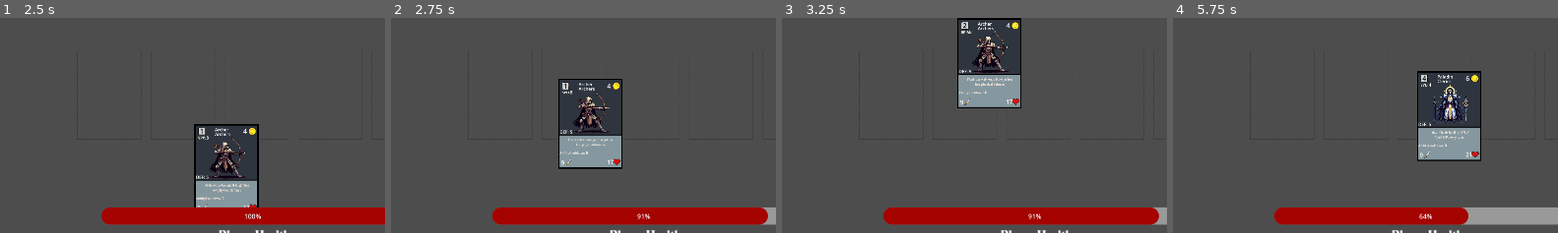
Above: before the commit, frames 1-4 (left to right).
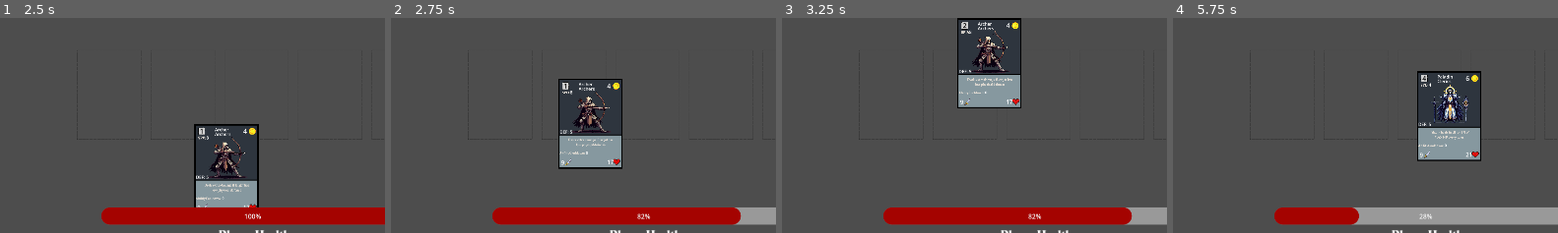
Above: after the commit, the same moments.

Repository: jbkarbowsky/cardgame_v0.1
Game: Godot game, scene res://Main.tscn
Two runs of this game, one before a commit and one after it. Both use one fixed random seed, a clock stepped at 60 frames per second and the inputs below.
Inputs (mouse positions are % of the whole screen's width and height, from its top left):
- Up to frame 1 (2.5 s): click (12, 56) at 0.5 s; click (12, 55) at 1.25 s; click (12, 56) at 2 s
- Up to frame 2 (2.75 s): no input
- Up to frame 3 (3.25 s): move the mouse to (72, 46) at 2.77 s; click (72, 46) at 2.92 s
- Up to frame 4 (5.75 s): drag from (30, 56) to (50, 64) at 3.52 s; move the mouse to (60, 29) at 4.27 s; click (60, 29) at 4.42 s; drag from (45, 72) to (31, 36) at 5.02 s
The pictures show only the part of the screen within x 17-67%, y 46-96%; the shares and areas given below are measured in that part.

Frame 1 is identical in both runs. In frame 2, 0.6% of the frame differs, in the area x 63-98%, y 88-97%; in frame 3, 0.6%; in frame 4, 2.3%, in the area x 46-77%, y 88-97%.

Commit message:
damage buffed, -magic_def aiplayer deleted

Diff:
--- a/Main.tscn
+++ b/Main.tscn
@@ -9,7 +9,6 @@
 [ext_resource type="Texture2D" uid="uid://c5nbr74ji46r7" path="res://Assets/Next_pressed.png" id="7_3uq41"]
 [ext_resource type="PackedScene" uid="uid://cptw8kr3fyybb" path="res://Scenes/AI_CardSlot.tscn" id="8_45ctm"]
 [ext_resource type="Script" path="res://Scripts/AI_Shop.gd" id="8_e5dt1"]
-[ext_resource type="Script" path="res://Scripts/AI_Player.gd" id="8_pvw2x"]
 [ext_resource type="Script" path="res://Scripts/BattleManager.gd" id="11_dnmta"]
 [ext_resource type="Texture2D" uid="uid://cumi0tc8iw6dj" path="res://Assets/EndTurn-Normal.png" id="12_whc3e"]
 [ext_resource type="Texture2D" uid="uid://8vn6erdvu3rw" path="res://Assets/EndTurn_pressed.png" id="13_x52in"]
@@ -22,6 +21,20 @@
 [ext_resource type="Texture2D" uid="uid://dgwnw4ydrohkh" path="res://Assets/Try_Again_pressed.png" id="19_indd1"]
 [ext_resource type="Script" path="res://Scripts/CardSpecialAbilities.gd" id="20_wxhfa"]
 
+[sub_resource type="GDScript" id="GDScript_qwdd3"]
+script/source = "extends Node2D
+
+
+# Called when the node enters the scene tree for the first time.
+func _ready() -> void:
+	pass # Replace with function body.
+
+
+# Called every frame. 'delta' is the elapsed time since the previous frame.
+func _process(delta: float) -> void:
+	pass
+"
+
 [sub_resource type="StyleBoxFlat" id="StyleBoxFlat_dmyib"]
 corner_radius_top_left = 50
 corner_radius_top_right = 50
@@ -142,7 +155,7 @@
 stretch_mode = 3
 
 [node name="AI_Player" type="Node2D" parent="."]
-script = ExtResource("8_pvw2x")
+script = SubResource("GDScript_qwdd3")
 
 [node name="AI_PlayerHand" type="Node2D" parent="AI_Player"]
 
--- a/Scripts/AI_Player.gd
+++ /dev/null
@@ -1,11 +0,0 @@
-extends Node2D
-
-
-# Called when the node enters the scene tree for the first time.
-func _ready() -> void:
-	pass # Replace with function body.
-
-
-# Called every frame. 'delta' is the elapsed time since the previous frame.
-func _process(delta: float) -> void:
-	pass
--- a/Scripts/AI_Shop.gd
+++ b/Scripts/AI_Shop.gd
@@ -162,7 +162,6 @@
 	card.get_node("Cost").text = str(card_dbase_reference.CARDS[name][5])
 	card.get_node("Faction").text = str(card_dbase_reference.CARDS[name][6])
 	card.get_node("DEF").text = "DEF: " + str(card_dbase_reference.CARDS[name][2])
-	#health, attack, physical_defense, magical_defense, speed, cost, faction, damage_type
 	return card
 
 func calculate_card_position(index):
--- a/Scripts/BattleManager.gd
+++ b/Scripts/BattleManager.gd
@@ -106,9 +106,9 @@
 		var card = combined_hands[i]
 		if not card.card_id:
 			var owner = "player" if card in player_hand_reference else "AI"
-			$"../Card_Special_Abilities".apply_ability(card, owner)  # Przypisanie umiejętności do karty
+			$"../Card_Special_Abilities".apply_ability(card, owner)
 		if card.is_alive:
-			$"../BattleManager".card_states[card.card_id]["is_alive"] = true  # Aktualizacja stanu karty
+			$"../BattleManager".card_states[card.card_id]["is_alive"] = true
 			if $"../BattleManager".skill_vars[card.card_id]["current_cooldown"] == 0:
 				$"../BattleManager".skill_vars[card.card_id]["deactivated"] = false
 				if card in ai_shop_reference.AI_player_hand:
@@ -164,7 +164,7 @@
 	var targetHP = target.get_node("HP").text.to_int()
 	var attackerATK = attacker.get_node("Attack").text.to_int()
 	var targetDEF = target.get_node("DEF").text.to_int()
-	var actual_damage = max(1, int(attackerATK * (100 / (100 + targetDEF))))
+	var actual_damage = max(1, int(attackerATK * (100 / (75 + targetDEF))))
 	targetHP -= actual_damage
 	if targetHP <= 0:
 		target.is_alive = false
@@ -232,7 +232,8 @@
 	tween2.tween_property(attacker, "position", starting_pos, MOVE_SPEED)
 
 	var attack = attacker.get_node("Attack").text.to_int()
-	AI_HEALTH -= attack
+	AI_HEALTH -= attack * 2
+
 	$"../AI_Health_Bar".value = AI_HEALTH
 
 	if AI_HEALTH <= 0:
@@ -257,13 +258,6 @@
 	$"../Try_again".visible = true
 	$"..".get_tree().paused = true
 
-
-		#oprogramowanie zagraj ponownie buttona który będzie wracał do początku gry
-
-
-		#czyli - losowanie shopa, reset stanu HP przeciwników, czyszczenie tablic z kart i dzieci,
-		#wlaczenie przyciskow Coins, Next, Refresh
-
 func _on_try_again_pressed() -> void:
 	$"..".get_tree().paused = false
 	$"..".get_tree().reload_current_scene()
@@ -278,8 +272,8 @@
 	$"../PlayerDeck".visible = true
 	$"../AI_Player".visible = true
 
-	AI_HEALTH = 20
-	PLAYER_HEALTH = 20
+	AI_HEALTH = 100
+	PLAYER_HEALTH = 100
 	$"../RefreshShopButton".visible = true
 	$"../NextButton".visible = true
 	$"../Coins".visible = true
@@ -300,7 +294,7 @@
 	tween2.tween_property(attacker, "position", starting_pos, MOVE_SPEED)
 
 	var attack = attacker.get_node("Attack").text.to_int()
-	PLAYER_HEALTH -= attack
+	PLAYER_HEALTH -= attack * 2
 	$"../Player_Health_Bar".value = PLAYER_HEALTH
 
 	if PLAYER_HEALTH <= 0:
--- a/Scripts/CardDatabase.gd
+++ b/Scripts/CardDatabase.gd
@@ -1,6 +1,6 @@
 
 
-const CARDS = {# name : health, attack, physical_defense, magical_defense, speed, cost, faction, damage_type,
+const CARDS = {# name : health, attack, physical_defense, speed, cost, faction, damage_type
 	"RoyalGuard":[19, 8, 9, 5, 5, 6, "Royalty","physical"],
 	"Queen" :[20, 6, 7, 7, 7, 7, "Royalty", "magical"],
 	"KingWarlord" : [20, 8, 11, 4, 4, 8, "Royalty", "physical"],
--- a/Scripts/CardManager.gd
+++ b/Scripts/CardManager.gd
@@ -30,9 +30,12 @@
 	if event is InputEventMouseButton and event.button_index == MOUSE_BUTTON_LEFT:
 		if event.pressed:
 			var card = raycast_for_card()
-			if card and counter < 5 and card not in player_hand:
-				if ! await shop_deck_reference.update_coins(card):
+			if card and player_hand.size() < 5 and card not in player_hand:
+				if not await shop_deck_reference.update_coins(card):
 					pick_card(card)
+			elif player_hand.size() >= 5:
+				print("card limit")
+
 			elif card in player_hand:
 				start_drag(card)
 		else:
@@ -44,14 +47,14 @@
 	elif event is InputEventMouseButton and event.button_index == MOUSE_BUTTON_LEFT and not event.pressed:
 		is_dragging = false
 
-# Click on card in shop - Buy unit
+
 func pick_card(card):
 	if card in shop_deck_reference.shop_deck:
 		var node = $"../PlayerDeck"
 		var pos = null
 		var card_slot = null
 
-		# Znajdź pierwszy wolny slot
+
 		for i in range(node.get_child_count()):
 			var temp_slot = node.get_child(i)
 			if not temp_slot.card_in_slot:
--- a/Scripts/CardSlot.gd
+++ b/Scripts/CardSlot.gd
@@ -1,12 +1,3 @@
 extends Node2D
 
 var card_in_slot = false
-
-# Called when the node enters the scene tree for the first time.
-func _ready() -> void:
-	pass
-
-
-# Called every frame. 'delta' is the elapsed time since the previous frame.
-func _process(delta: float) -> void:
-	pass
--- a/Scripts/CardSpecialAbilities.gd
+++ b/Scripts/CardSpecialAbilities.gd
@@ -92,9 +92,6 @@
 				print(faction, " bonus removed from ", card.get_node("Name").text)
 
 
-
-
-
 func activate_skill(card, hand):
 	match card.get_node("Name").text:
 		"RoyalGuard":
